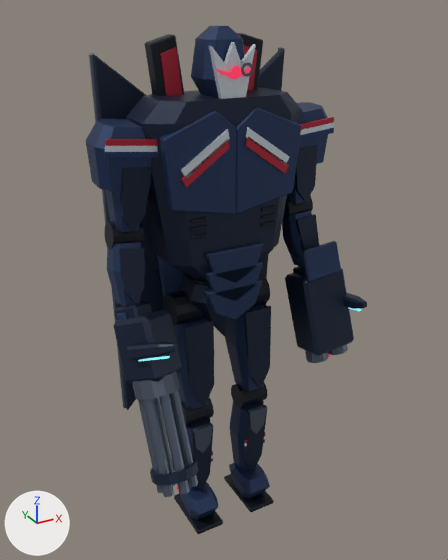
An edit to the Blender file out/morph_reference/m01/m01.blend, drawn before and after from the same camera.
Rendered twice from a camera (50 mm lens) standing at (-3.23, -6.02, 6.24) and looking at (-0.06, -0.26, 3.36). Arrows for +X, +Y and +Z are at lower left; the lights stay in place. The older version comes first. Both versions are drawn at frame 13 of the action 'm01:flight_heavy:wrist_r'; the numbers are the values there.

The older version as bpy lines, for what is in view:
```python
me_segmented_tapered_navy_limb_shell_006 = bpy.data.meshes.new('Segmented tapered navy limb shell.006')
me_segmented_tapered_navy_limb_shell_006.from_pydata(...)  # 24 vertices, 18 faces; spans x -0.207..0.207, y -0.212..0.212, z -0.846..-0.094
me_segmented_tapered_navy_limb_shell_006.materials.append(mat_armor)  # dark blue #283b60
me_separate_angular_limb_face_plate_004 = bpy.data.meshes.new('Separate angular limb face plate.004')
me_separate_angular_limb_face_plate_004.from_pydata(...)  # 10 vertices, 7 faces; spans x -0.181..0.181, y -0.023..0.023, z -1.235..-0.14
me_separate_angular_limb_face_plate_004.materials.append(mat_shade)  # dark blue #18253c
ob_segmented_tapered_navy_limb_shell_006 = bpy.data.objects.new('Segmented tapered navy limb shell.006', me_segmented_tapered_navy_limb_shell_006)
ob_segmented_tapered_navy_limb_shell_006.parent = ob_shoulder_r
ob_segmented_tapered_navy_limb_shell_006.location = (0.0, 0.0, 0.0)
ob_separate_angular_limb_face_plate_004 = bpy.data.objects.new('Separate angular limb face plate.004', me_separate_angular_limb_face_plate_004)
ob_separate_angular_limb_face_plate_004.parent = ob_hip_r
ob_separate_angular_limb_face_plate_004.location = (0.0, -0.267, 0.0)
ob_wrist_r = bpy.data.objects.new('wrist_r', None)
ob_wrist_r.parent = ob_elbow_r
ob_wrist_r.location = (0.0, 0.0, -0.83)
ob_wrist_r.rotation_euler = (-0.205, 0.00655, 0.52)  # degrees (-12, 0.4, 30)
# also in view: 'Right gatling open barrel.002' at (-1.09, -0.99, 2.04); 'Overlapping angular abdominal armor' at (0.0, -0.38, 3.58); 'Chest tricolor chevron.002' at (-0.38, -0.44, 4.89); 'Tall vampire collar outer.001' at (-0.46, 0.24, 5.51); 'Exposed joint hinge collar.007' at (-1.11, 0.06, 4.0)
```
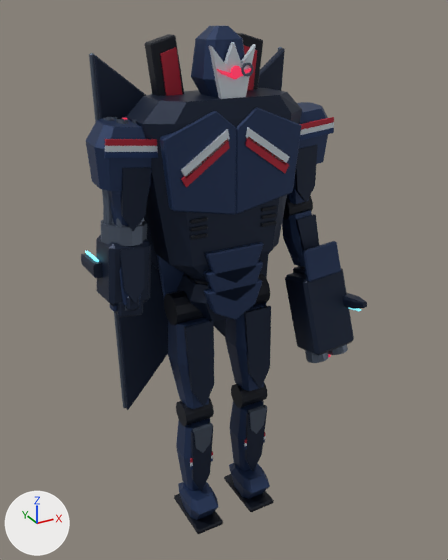
ob_wrist_r is not drawn itself; it is the parent of ob_gun, ob_rigid_armored_hand_001, ob_closed_vampire_weapon_grip_digit_004, ob_closed_vampire_weapon_grip_digit_005, ob_closed_vampire_weapon_grip_digit_006, ob_closed_vampire_weapon_grip_digit_007, ob_opposed_vampire_grip_thumb_001.

Patch to the scene script:
```diff
--- a/out/morph_reference/m01/m01.blend.py
+++ b/out/morph_reference/m01/m01.blend.py
@@ ob_wrist_r @@
 ob_wrist_r.location = (0.0, 0.0, -0.83)
-ob_wrist_r.rotation_euler = (-0.205, 0.00655, 0.52)  # degrees (-12, 0.4, 30)
+ob_wrist_r.rotation_euler = (-2.961, 0.0, 0.0)  # degrees (-170, 0, 0)
```

What differs and where, as boxes [x1, y1, x2, y2] in the pictures (448 x 560 px):
'Anatomical right rotary gun receiver', turned: before [114, 310, 182, 384]; after [96, 235, 152, 306]
'Six barrel rotary hub', turned: before [133, 372, 180, 400]; after [101, 220, 147, 246]
'Right gatling open barrel.003', turned: before [143, 398, 174, 497]; after [103, 118, 115, 224]
'Independent retractable shield emitter.001', turned: before [127, 342, 178, 361]; after [81, 254, 103, 278]
'Right gatling open barrel.002', turned: before [159, 394, 189, 494]; after [106, 117, 117, 119]
'Right gatling open barrel.001', turned (not visible afterwards): before [169, 390, 198, 487]
'Six barrel forward clamp', turned (not visible afterwards): before [150, 457, 198, 485]
'Right gatling open barrel.004', turned: before [138, 400, 163, 493]; after [116, 119, 128, 227]
'Rigid armored hand.001', turned: before [114, 301, 152, 321]; after [115, 300, 143, 318]
'Right gatling open barrel.005', turned (mostly hidden afterwards): before [154, 398, 177, 486]; after [132, 120, 142, 226]
'Thermal weapon pistol grip', turned (not visible before): after [126, 296, 139, 311]
'Shield emitter luminous rail.001', turned: before [138, 356, 170, 361]; after [85, 251, 99, 262]
'Opposed vampire grip thumb.001', turned: before [116, 312, 128, 320]; after [110, 304, 117, 312]
